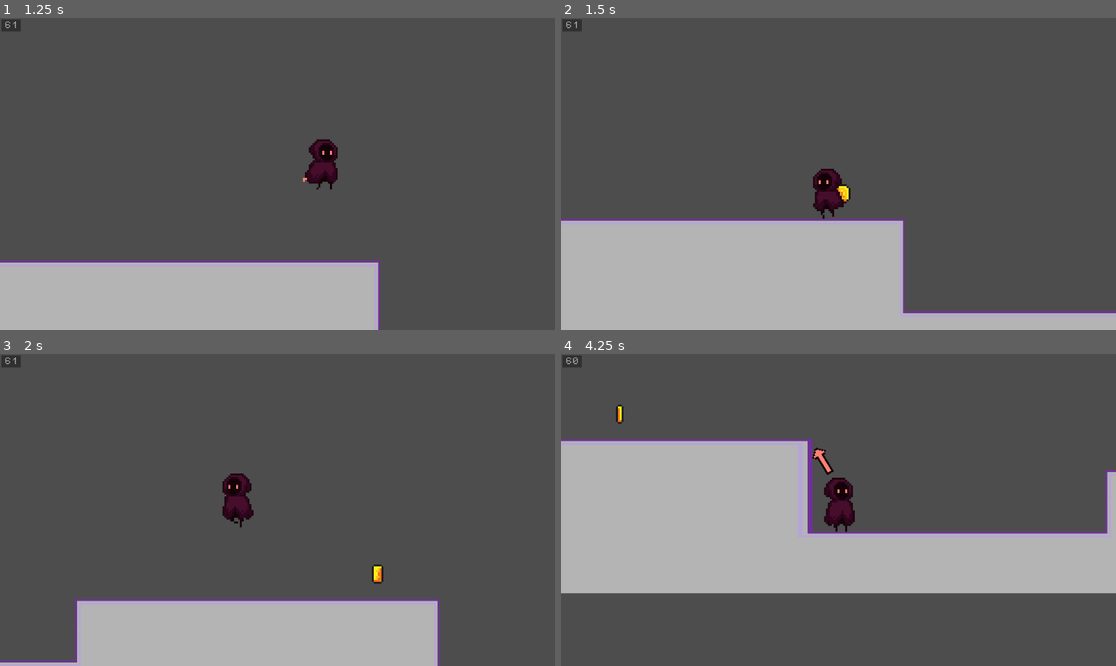
Above: before the commit, frames 1-4 (two rows, left to right).
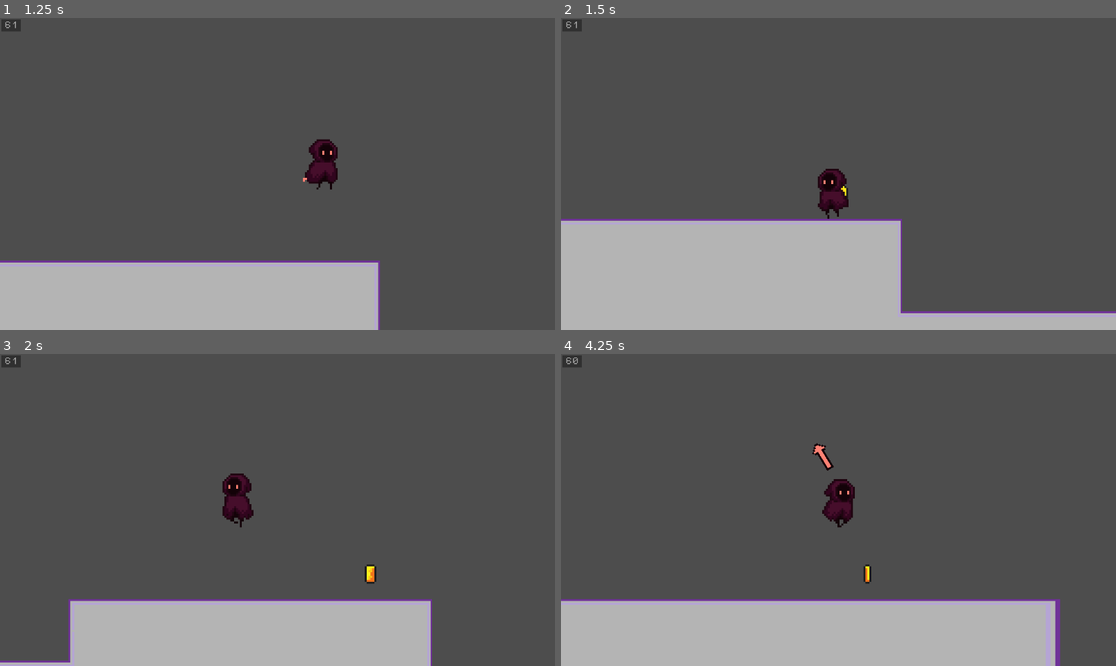
Above: after the commit, the same moments.

Repository: SuperDuperOrganisationsname/gmtk2024
Game: Godot game, scene res://scenes/game.tscn
The game is run twice, just before and just after one commit, with the same random seed, the same clock (stepped at 60 frames per second) and the same inputs.
Inputs:
- Up to frame 1 (1.25 s): hold D (move_right) from 0.53 s (still down); tap J (attack) at 0.6 s; tap Space (jump) at 0.77 s
- Up to frame 2 (1.5 s): release D (move_right) at 1.28 s; hold A (move_left) from 1.28 s (still down); tap H (shrink) at 1.35 s
- Up to frame 3 (2 s): keep holding A (move_left); tap Space (jump) at 1.52 s
- Up to frame 4 (4.25 s): release A (move_left) at 2.03 s; hold L (strech) 2.03-2.78 s; hold D (move_right) 2.03-3.53 s; tap / (swap_stretch_mode) at 2.85 s; tap Space (jump) at 3.02, 3.77 s; hold A (move_left) from 3.53 s (still down); hold K (throw) from 3.53 s (still down)

Frame 1 is identical in both runs. In frame 2, 0.8% of the frame differs, in the area x 45-62%, y 48-96%; in frame 3, 1.0%; in frame 4, 53%, in the area x 0-100%, y 16-100%.

Commit message:
moving when stretching

Diff:
--- a/scripts/stretchy_tilemap.gd
+++ b/scripts/stretchy_tilemap.gd
@@ -5,7 +5,7 @@
 
 @export var main_tilemap: TileMapLayer
 @export var stretch_center: AnimatedSprite2D
-@export var player_pos: Node2D
+@export var player_pos: CharacterBody2D
 
 var tileset: TileSet
 var source: int
@@ -33,10 +33,19 @@
 	RIGHT,
 }
 
+class LastPosState:
+	var tilemap: int
+	var cent_dist: float
+	var scale: float
+	var offsets: Vector3
+
+var last_state: LastPosState
+
 var x_stretch: Stretch
 var stretch_type: StretchType = StretchType.MIDDLE
 
 const MAX_SCALE: float = 2.5
+const ROUND_THRESHOLD: float = 0.04
 var x_scale: float = 1
 var increase_scale: bool = false
 var decrease_scale: bool = false
@@ -61,8 +70,14 @@
 
 	x_stretch  = Stretch.new()
 	x_stretch.size = 3
-	x_stretch.pos = 10
+	x_stretch.pos = 0
 	x_stretch.scale = 1
+
+	last_state = LastPosState.new()
+	last_state.cent_dist = player_pos.position.x - stretch_center.position.x
+	last_state.tilemap = 1
+	last_state.offsets = Vector3(0, 0, 0)
+	last_state.scale = x_stretch.scale
 
 
 func get_atlas_coord(coord) -> Vector2i:
@@ -95,11 +110,47 @@
 		do_undo_step(delta)
 	else:
 		process_stretch_input(delta)
+	if x_scale > 1 - ROUND_THRESHOLD and x_scale < 1 + ROUND_THRESHOLD:
+		x_scale = 1
 	x_stretch.scale = x_scale
 
 	reset_tilemaps()
 	draw_tilemaps()
 	set_offsets_and_scale()
+	force_player_pos_update()
+	update_last_state()
+
+func force_player_pos_update():
+	var tilemap = compute_tilemap()
+	if last_state.tilemap != tilemap or !player_pos.is_on_floor():
+		return
+
+	if tilemap == 0:
+		player_pos.position.x += left_tilemap.position.x - last_state.offsets.x
+	elif tilemap == 2:
+		player_pos.position.x += right_tilemap.position.x - last_state.offsets.z
+	elif last_state.scale != x_stretch.scale:
+		player_pos.position.x += last_state.cent_dist * x_stretch.scale + stretch_center.position.x - player_pos.position.x
+
+func update_last_state():
+	last_state.tilemap = compute_tilemap()
+	last_state.cent_dist = (player_pos.position.x - stretch_center.position.x) / x_stretch.scale
+	last_state.scale = x_stretch.scale
+	last_state.offsets = Vector3(left_tilemap.position.x, middle_tilemap.position.x, right_tilemap.position.x)
+
+func compute_tilemap() -> int:
+	var int_beg = x_stretch.pos - x_stretch.size
+	var int_end = x_stretch.pos + x_stretch.size + 1
+
+	var left_pos = left_tilemap.position.x + TILE_SIZE * int_beg
+	var right_pos = right_tilemap.position.x + TILE_SIZE * int_end
+
+	if player_pos.position.x < left_pos:
+		return 0
+	elif player_pos.position.x < right_pos:
+		return 1
+	else:
+		return 2
 
 func update_item_position():
 	if x_scale != 1:
Not shown, added: assets/sprites/slime_red.png.import
